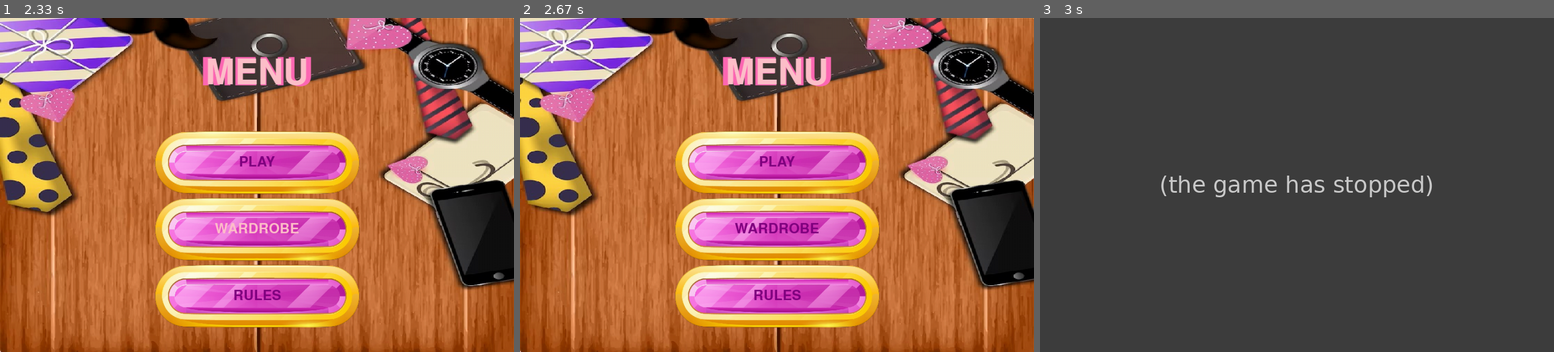
Above: before the commit, frames 1-3 (left to right).
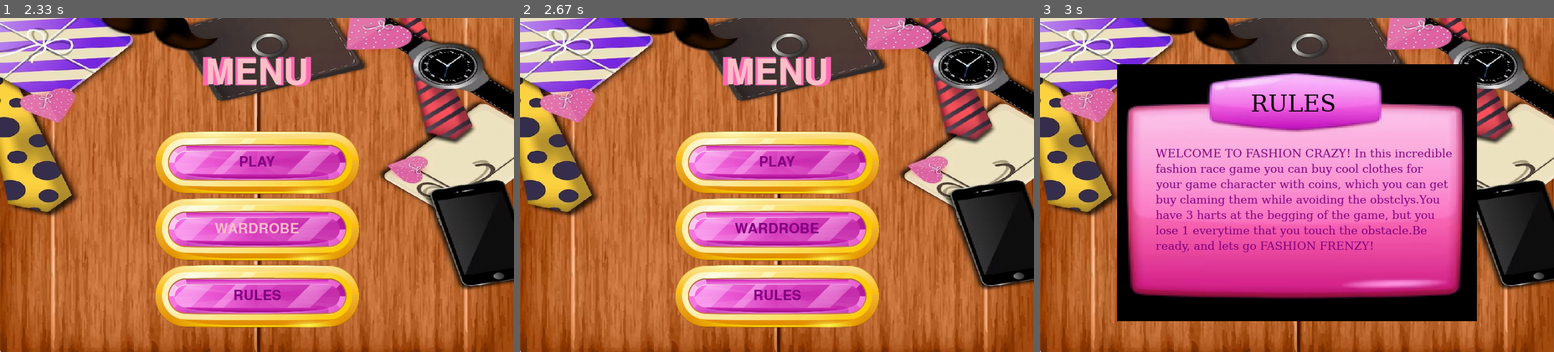
Above: after the commit, the same moments.

Repository: RH14526/pygame_n_e_r
Game: pygame game, started from play.py
Two runs of this game, one before a commit and one after it. Both use one fixed random seed, a clock stepped at 60 frames per second and the inputs below.
Inputs (mouse positions are in pixels of both pictures, inside the frame that each line leads up to):
- Up to frame 1 (2.33 s): click "WARDROBE" at 0.38 s; click (421, 174) at 1.22 s; click (257, 208) at 1.55 s; click (97, 134) at 1.88 s; click (318, 215) at 2.22 s
- Up to frame 2 (2.67 s): click (787, 71) at 2.55 s
- Up to frame 3 (3 s): click (1271, 271) at 2.88 s

Frames 1-2 are identical in both runs. In frame 3, 94% of the frame differs, in the area x 0-100%, y 0-100%.
Error before the commit: NameError: name 'RULES_WIDTH' is not defined (rules.py line 12); the game stopped at 2.88 s (later frames are placeholders)

Commit message:
third commit

Diff:
--- a/constans.py
+++ b/constans.py
@@ -17,7 +17,9 @@
 MAX_WALL_HEIGHT = 100
 MIN_WALL_HEIGHT = 50
 WALL = 'img/wall/wall.png'
-COIN = 'img/coins/עותק של ללא כותרת (3).png'
+MIN_WALL_X = 0
+MIN_WALL_Y = 0
+
 ##################### closet ##############################
 
 SHORTS = 'img/girl_clothes/3.png'
@@ -45,3 +47,9 @@
 BUTTONS_SIZE = (400, 125)
 BUTTON_POS = (500, 280)
 MENU_POS = (500, WINDOW_HEIGHT / 6)
+RULES_X_POSITION = 150
+RULES_WIDTH = 700
+RULES_Y_POSITION = 90
+RULES_HEIGHT = 500
+X_Y_TEXT = [225, 250]
+Black = (0, 0, 0)
